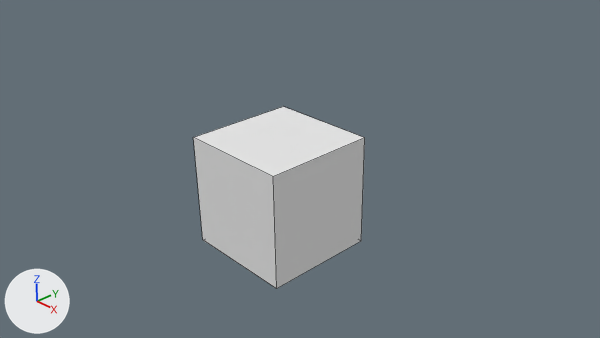
What one commit did to the Blender file working/subahu/Treasure/Treasure.blend.
One viewpoint serves both versions: the file's camera 'Camera'. The axes (+X, +Y, +Z) are drawn at lower left. The lights are the same throughout. Mesh edges are drawn as thin lines.

The older version as bpy lines, for what is in view:
```python
me_cube = bpy.data.meshes.new('Cube')
me_cube.from_pydata(...)  # a box spanning x -1.0..1.0, y -1.0..1.0, z -1.0..1.0
me_cube.materials.append(mat_material)  # white #e7e7e7
ob_cube = bpy.data.objects.new('Cube', me_cube)
ob_cube.location = (0.0, 0.0, 0.0)
```
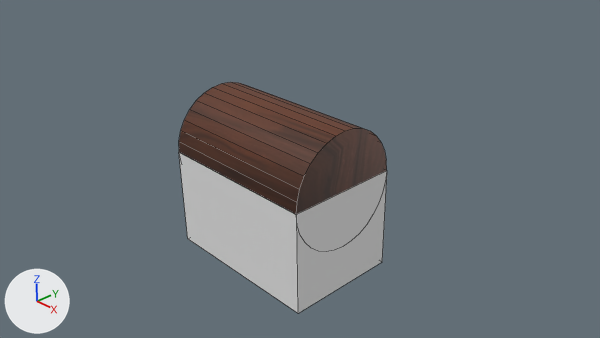
Changed parts and their boxes [x1, y1, x2, y2] in the pictures (600 x 338 px):
'Cube', moved, rescaled
    before: [193, 107, 365, 288]
    after: [179, 152, 387, 313]
'Cylinder', added (brown)
    after: [179, 82, 387, 214]

The change in detail:
Picture 'dark-wood-desk-texture-wood-texture-abstract-hd-wallpaper.jpg' (img_dark_wood_desk_texture_wood_texture_abstract_hd_wallpaper_jpg) is new.
Material 'dark-wood-desk-texture-wood-texture-abstract-hd-wallpaper.jpg' (mat_dark_wood_desk_texture_wood_texture_abstract_hd_wallpaper_jpg) is new.
Its texture is img_dark_wood_desk_texture_wood_texture_abstract_hd_wallpaper_jpg.
Mesh me_cylinder is new.
It has 64 vertices, 18 faces and spans x -1.0..1.0, y -1.0..1.0, z -1.0..1.0.
It uses material mat_dark_wood_desk_texture_wood_texture_abstract_hd_wallpaper_jpg (picture img_dark_wood_desk_texture_wood_texture_abstract_hd_wallpaper_jpg).
Object 'Cube' (ob_cube) moves from (0.0, 0.0, 0.0) to (0.0, 0.0, -0.32).
Object 'Cube' (ob_cube) is rescaled from (1.0, 1.0, 1.0) to (1.5, 1.0, 0.889).
Object 'Cylinder' (ob_cylinder) is new; it shows me_cylinder.
Its location is (0.0, 0.0, 0.57).
Its rotation in degrees is (0, 90, 0).
Its scale is (1.0, 1.0, 1.49).
